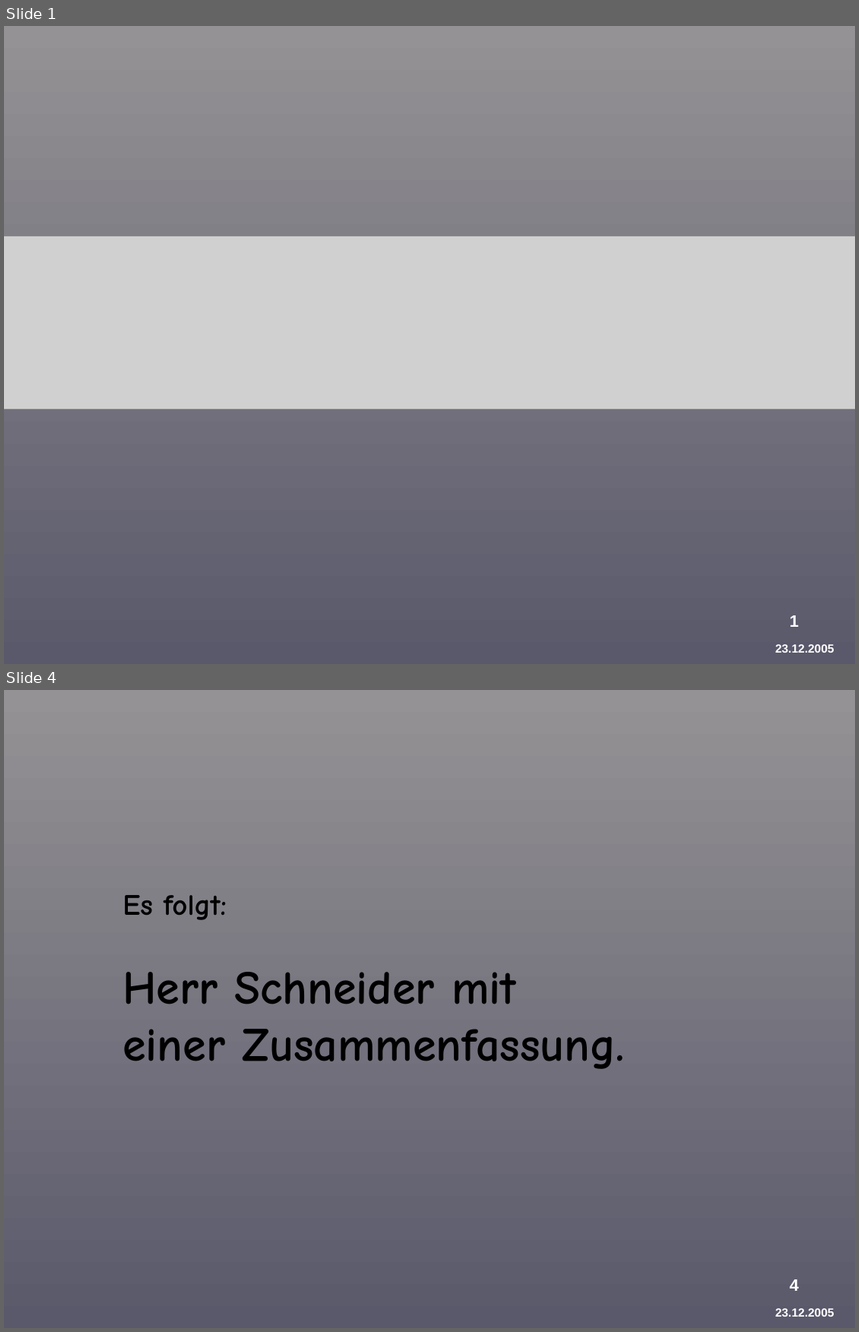
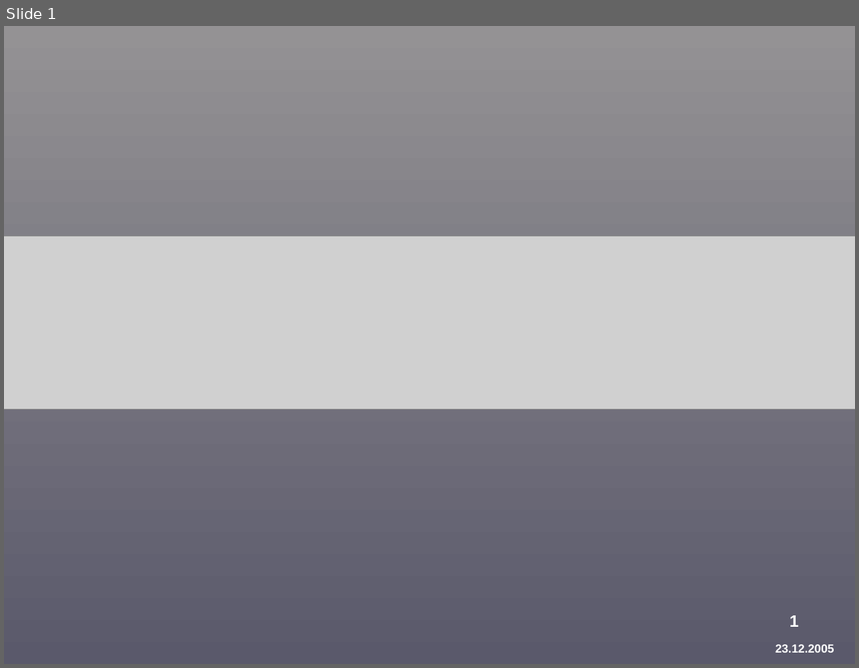
Before and after one commit to BackupTheBerlios/provirent-svn, a slide deck: docu/präsentation/Provirent-Vortrag-3-Forstner.ppt. Shown one above the other, each under a label of ours: slides 1 and 4 before the commit, slide 1 after it; the slides between them are not shown. The pictures are 859x1332 and 859x668 pixels, drawn with LibreOffice and Linux fonts; fonts in the diff are those of the drawing; grey boxes stand for pictures; background and template pictures are left out. Boxes give left, top, right and bottom in pixels: in the first picture for what was removed or moved away, otherwise in the second. Text is boxed around its words. In the diff, an @@ line names an element or a change of style, - is before the commit and + after.

```diff
--- a/docu/präsentation/Provirent-Vortrag-3-Forstner.ppt
+++ b/docu/präsentation/Provirent-Vortrag-3-Forstner.ppt
@@ slide 4 removed at bbox=[4, 690, 855, 1328], background gradient #949294 to #5A596B; not listed: 2 template elements that a slide beside it also shows @@
@@ text removed at bbox=[123, 895, 624, 1069] @@
-Es folgt:
-Herr Schneider mit
-einer Zusammenfassung.
```
Also in this commit, not shown: 1 slide changed, 9 slides added, 1 other slide removed.
